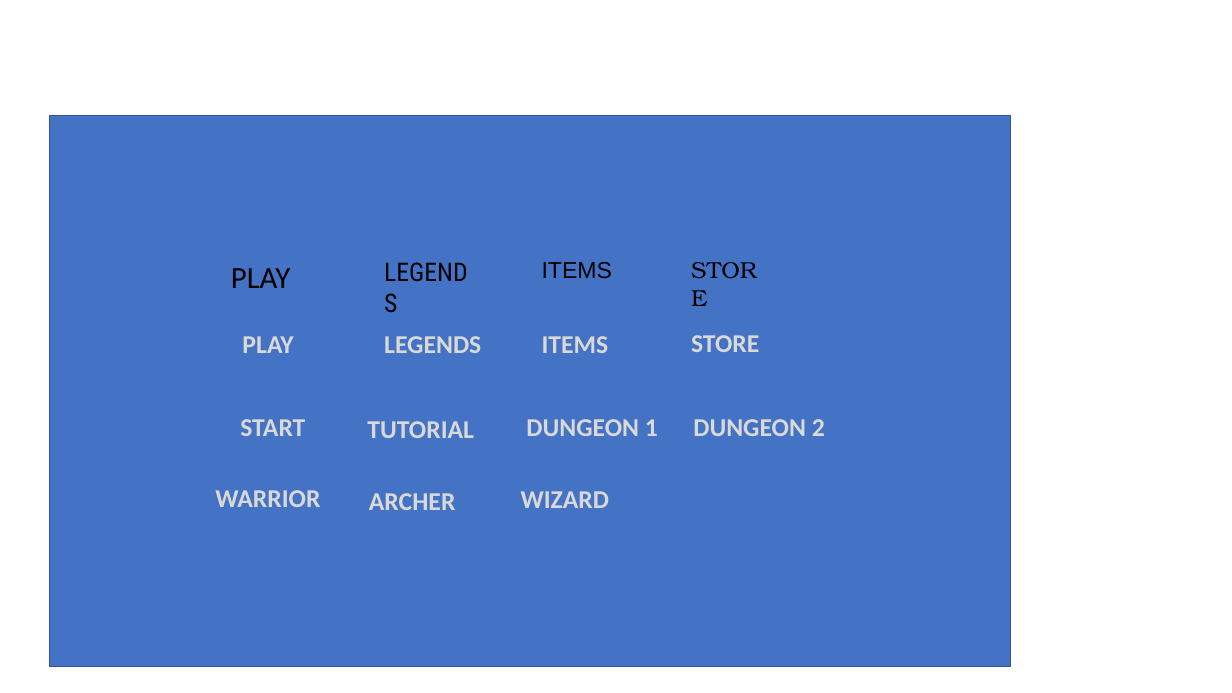
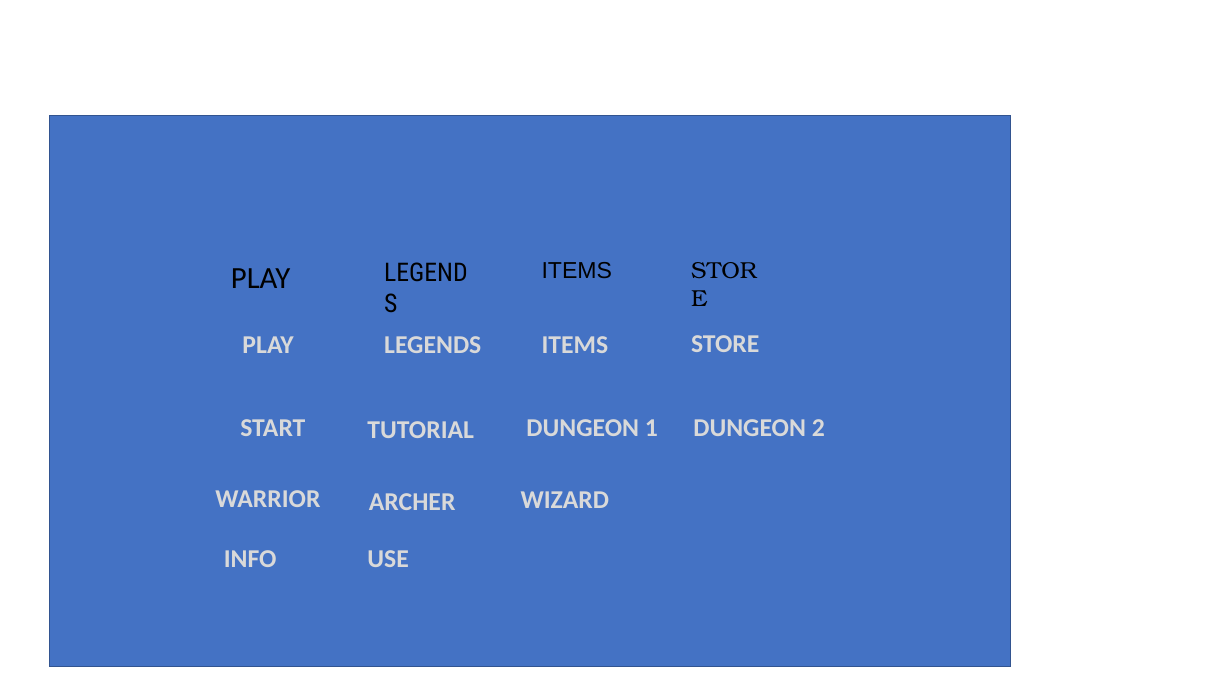
Before and after one commit to Seoha57/SW, a slide deck: slide 13 of Projects/SW_Design/UI/UI_design.pptx (slide 10 before the commit). Drawn at 1232x693 pixels with LibreOffice and Linux fonts; fonts in the diff are those of the drawing. Boxes give left, top, right and bottom in pixels: in the first picture for what was removed or moved away, otherwise in the second. Text is boxed around its words. In the diff, an @@ line names an element or a change of style, - is before the commit and + after.

```diff
--- a/Projects/SW_Design/UI/UI_design.pptx
+++ b/Projects/SW_Design/UI/UI_design.pptx
@@ text added at (224, 550, 277, 567), 20 pt, text #D9D9D9, bold @@
+INFO
@@ text added at (367, 550, 408, 567), 20 pt, text #D9D9D9, bold @@
+USE
```
Also in this commit, not shown: 4 slides added, 1 slide removed, 48 other files.
